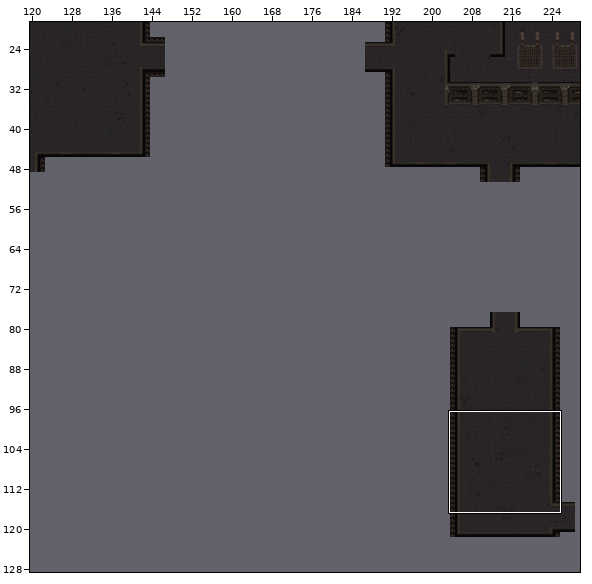
Two versions of a level (Tiled map, src/pro/inNominePatris/maps/world_1.tmx). Above, an overview of the earlier version with the close-up marked.
Close-up. First the earlier version:
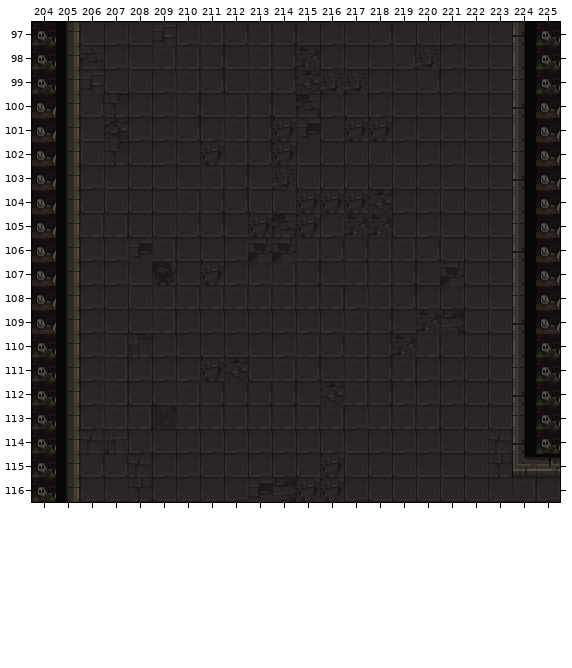
Cells are 16x16 px. Shown: x 204..225, y 97..116. The commit also changed other parts of the map, which this record leaves out.
Once edited:
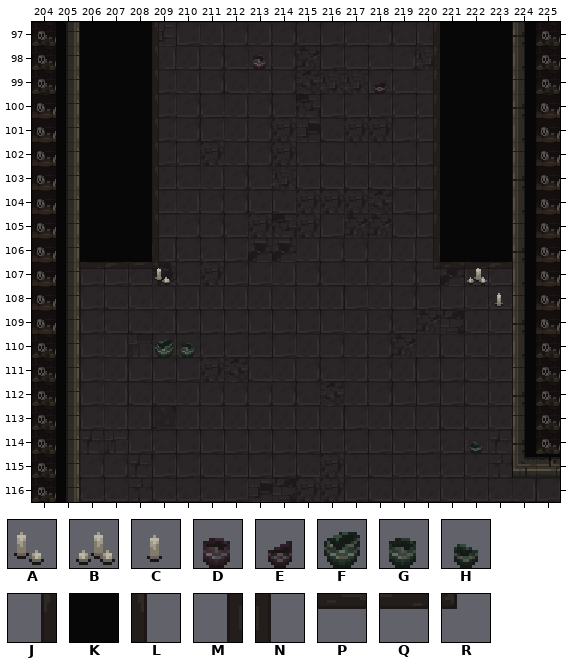
Key: from "deco": A 26, B 27, C 28, D 155, E 157, F 202, G 203, H 204; from "test-tiles": J 1254, K 1255, L 1259, M 1318, N 1323, P 1383, Q 1384, R 1387.
_ is an empty cell.
Changes in this commit:
Layer "Capa de patrones 2":
Tile J now appears in row 97 at x 220; in rows 99 to 105 at x 220.
Tile K now appears in rows 97 to 106 at x 206 to 208 and 221 to 223.
Tile L now appears in rows 97 to 105 at x 209.
Tile M now appears in row 106 at x 220.
Tile N now appears in row 106 at x 209.
Tile P now appears in row 107 at x 221.
Tile Q now appears in row 107 at x 222.
Tile R now appears in row 107 at x 209.
Layer "deco":
Tile A now appears in row 107 at x 209.
Tile B now appears in row 107 at x 222.
Tile C now appears in row 108 at x 223.
Tile D now appears in row 98 at x 213.
Tile E now appears in row 99 at x 218.
Tile F now appears in row 110 at x 209.
Tile G now appears in row 110 at x 210.
Tile H now appears in row 114 at x 222.
